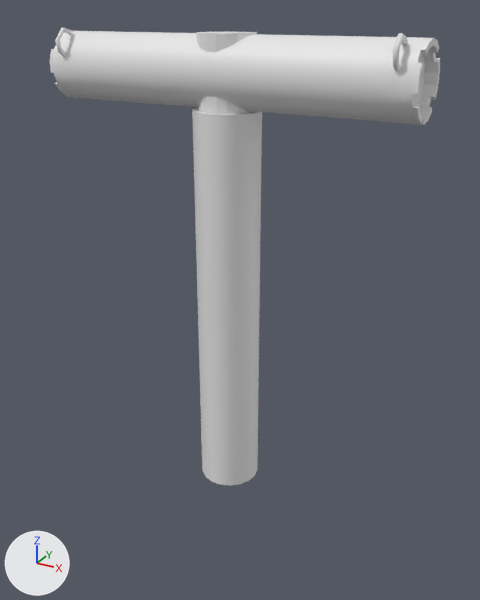
An edit to the FBX model Assets/MM_FlagPole_Asset/FBX's/MM_FlagPole_LowPoly.fbx, drawn before and after from the same camera.
Rendered twice from a camera (50 mm lens) standing at (2.63, -4.58, 4.09) and looking at (0.15, -0.07, 1.83). The axes (+X, +Y, +Z) are drawn at lower left. The lights are the same throughout. Where no turn or scale is listed for an object, it has been applied to the vertices. Vertices at the same position are counted once.

Names of what the first picture shows: 'LowPoly_FlagPole'.
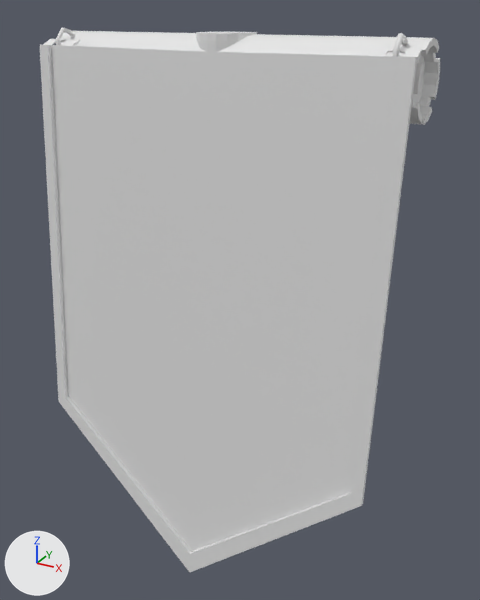
Changed parts and their boxes [x1, y1, x2, y2] in the pictures (480 x 600 px):
'LowPoly_FlagPole', reshaped (19% taller)
    before: [50, 27, 440, 486]
    after: [40, 27, 440, 572]
part 1 of me_mesh, added
    after: [40, 39, 422, 572]

The change, as a list of edits to the scene's bpy script:
```text
Change me_mesh:
    used by ob_lowpoly_flagpole; location = (0.0, 0.0, 0.0)
    remove me_mesh.from_pydata(...)  # 478 vertices, 902 faces; spans x -1.52..1.52, y -0.33..0.27, z 0.0..3.95
    add me_mesh.from_pydata(...)  # 608 vertices, 1166 faces; spans x -1.52..1.52, y -0.76..0.27, z -0.68..3.95
    me_mesh part 1: a new loose piece of 130 vertices spanning x -1.51..1.51, y -0.76..-0.23, z -0.68..3.86
```
